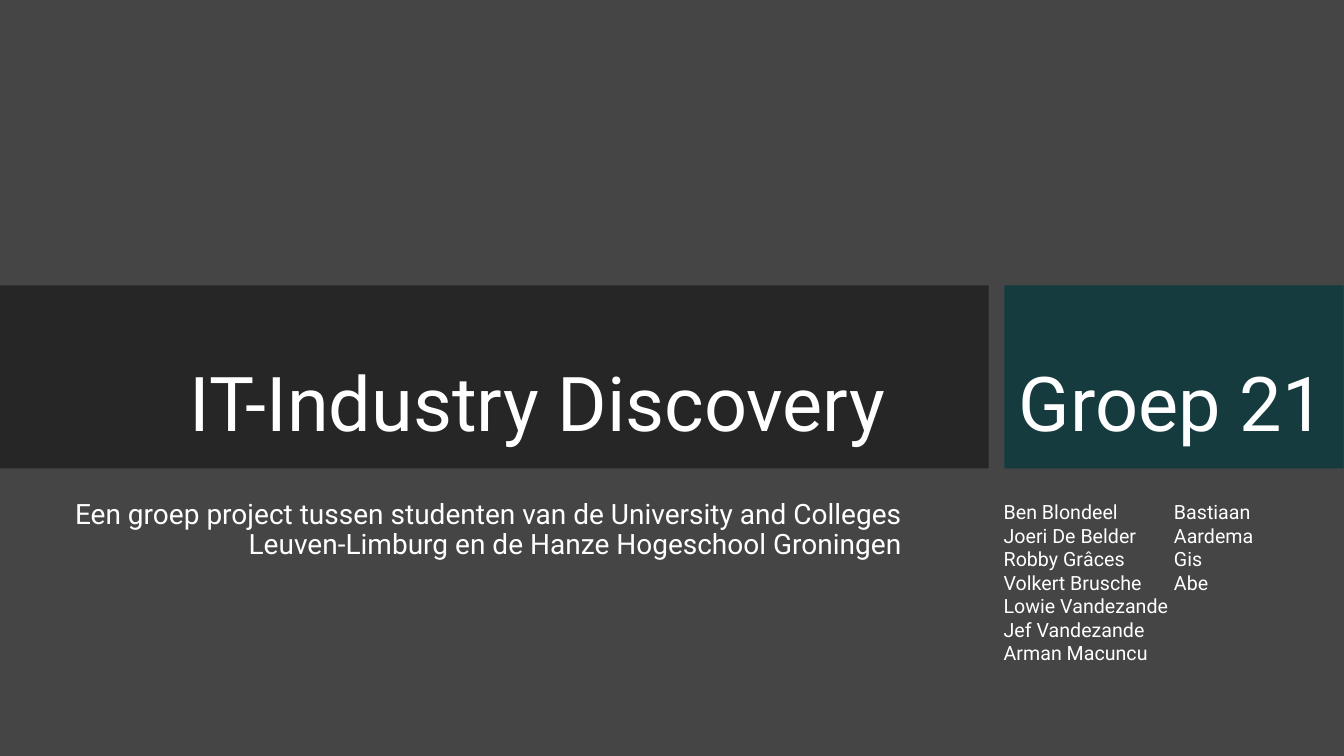
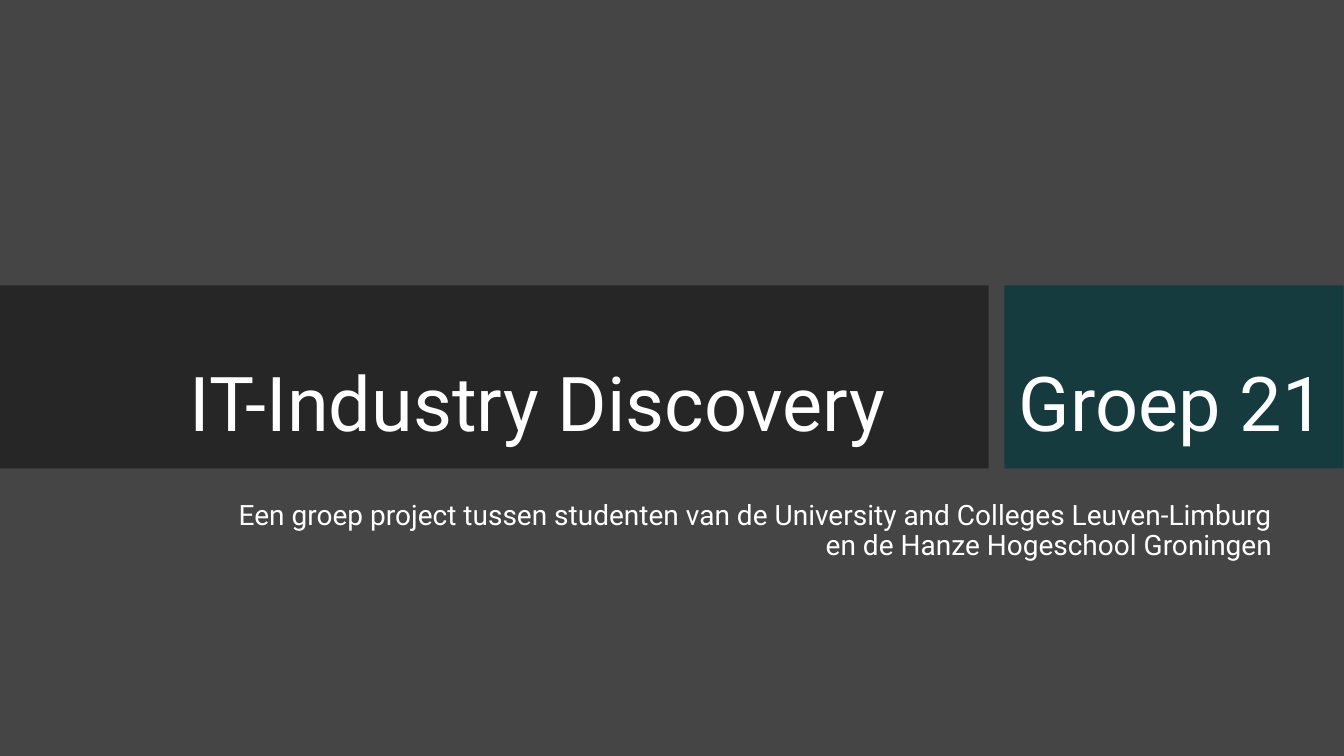
Before and after one commit to VolkertBrusche-UCLL/Groep-21_Presentatie, a slide deck: slide 1 of Groep-21_Presentatie.pptx. Drawn at 1344x756 pixels with LibreOffice and Linux fonts; fonts in the diff are those of the drawing; background and template pictures are left out. Boxes give left, top, right and bottom in pixels: in the first picture for what was removed or moved away, otherwise in the second. Text is boxed around its words. In the diff, an @@ line names an element or a change of style, - is before the commit and + after.

```diff
--- a/Groep-21_Presentatie.pptx
+++ b/Groep-21_Presentatie.pptx
@@ subtitle "Een groep project tussen studenten ..." rewrapped from [75, 503, 901, 560] to [239, 504, 1272, 561] @@
@@ text removed at [1004, 504, 1168, 660] @@
-Ben Blondeel
-Joeri De Belder
-Robby Grâces
-Volkert Brusche
-Lowie Vandezande
-Jef Vandezande
-Arman Macuncu
@@ text removed at [1174, 505, 1253, 590] @@
-Bastiaan Aardema
-Gis
-Abe
```
Also in this commit, not shown: 3 other slides changed.
